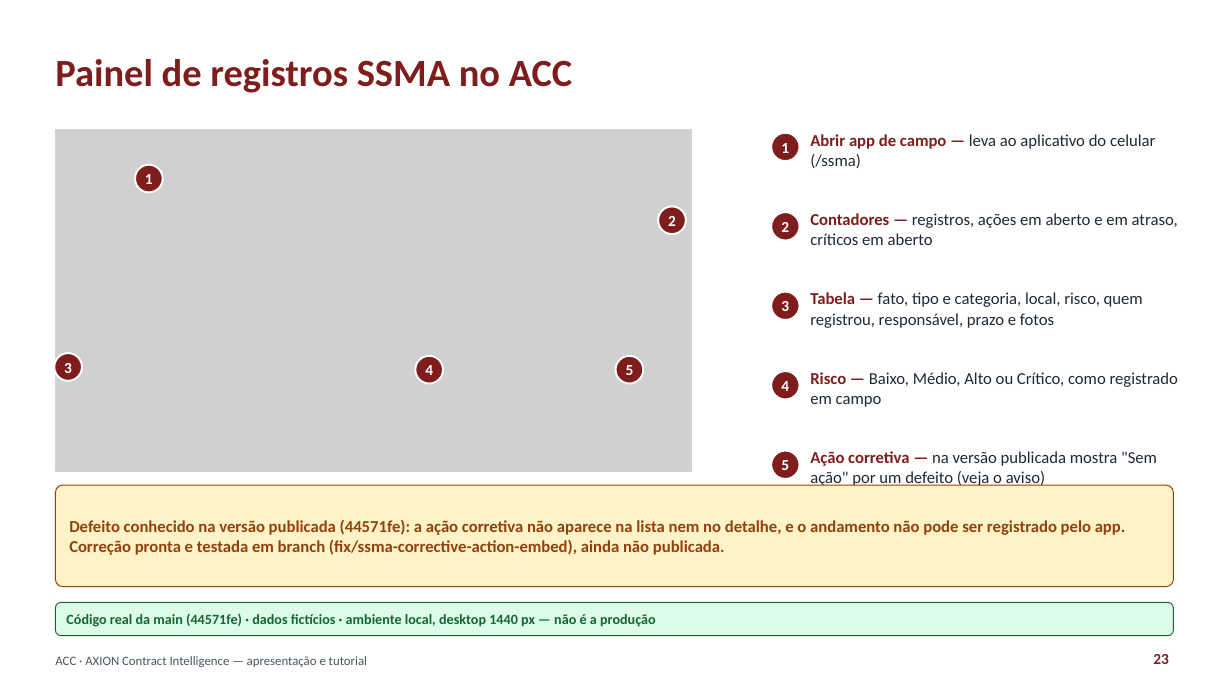
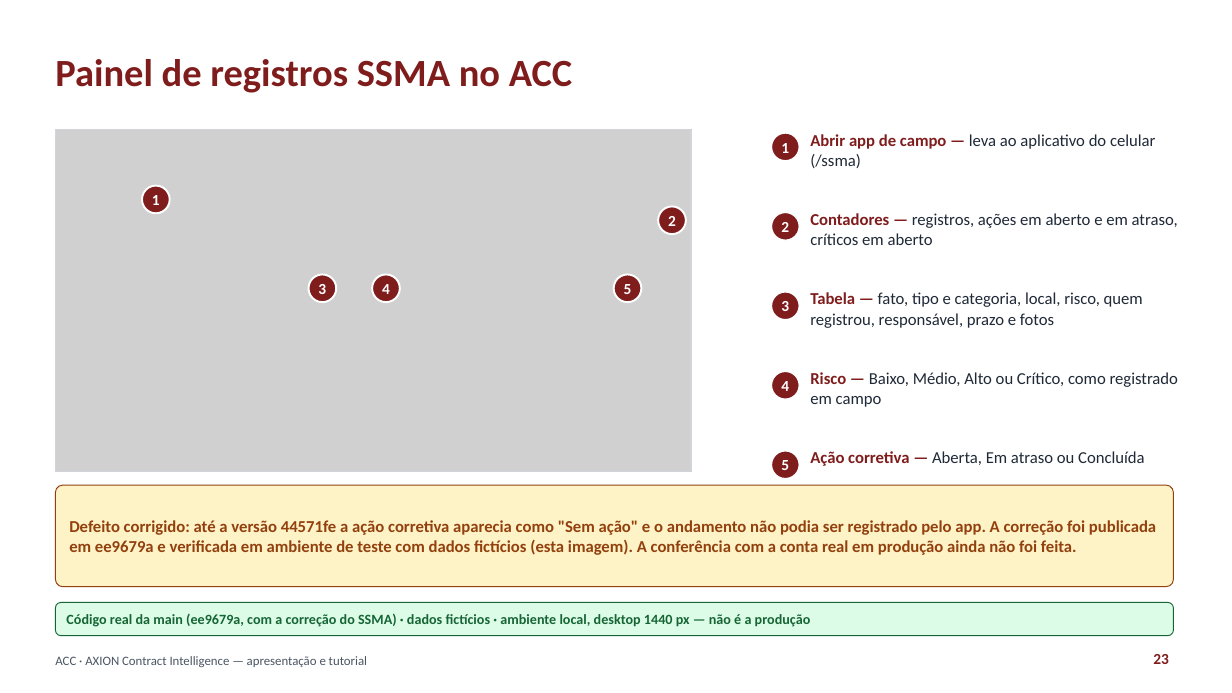
Before and after one commit to axionconstrucoes/axion-contract-intelligence, a slide deck: slide 23 of apps/web/content/tutorial/ACC-apresentacao-e-tutorial.pptx. Drawn at 1232x693 pixels with LibreOffice and Linux fonts; fonts in the diff are those of the drawing; grey boxes stand for pictures. Boxes give left, top, right and bottom in pixels: in the first picture for what was removed or moved away, otherwise in the second. Text is boxed around its words. In the diff, an @@ line names an element or a change of style, - is before the commit and + after.

```diff
--- a/apps/web/content/tutorial/ACC-apresentacao-e-tutorial.pptx
+++ b/apps/web/content/tutorial/ACC-apresentacao-e-tutorial.pptx
@@ text "1": place and size @@
-text "1" at bbox=[145, 174, 153, 184]
+text "1" at bbox=[152, 195, 160, 205]
@@ ellipse: place and size @@
-ellipse at bbox=[135, 165, 163, 192]
+ellipse at bbox=[142, 186, 170, 213]
@@ text "3": place and size @@
-text "3" at bbox=[64, 363, 72, 373]
+text "3" at bbox=[318, 284, 326, 294]
@@ ellipse: place and size @@
-ellipse at bbox=[55, 353, 82, 381]
+ellipse at bbox=[309, 274, 336, 302]
@@ text "4": place and size @@
-text "4" at bbox=[425, 365, 433, 375]
+text "4" at bbox=[382, 284, 390, 294]
@@ ellipse: place and size @@
-ellipse at bbox=[416, 356, 444, 384]
+ellipse at bbox=[372, 274, 400, 302]
@@ text "5": place and size @@
-text "5" at bbox=[626, 365, 634, 375]
+text "5" at bbox=[624, 284, 632, 294]
@@ ellipse: place and size @@
-ellipse at bbox=[616, 356, 643, 384]
+ellipse at bbox=[614, 274, 641, 302]
@@ text at bbox=[810, 451, 1145, 466]: text changed @@
-Ação corretiva — na versão publicada mostra "Sem ação" por um defeito (veja o aviso)
+Ação corretiva — Aberta, Em atraso ou Concluída
@@ text at bbox=[69, 520, 1156, 555]: text changed @@
-Defeito conhecido na versão publicada (44571fe): a ação corretiva não aparece na lista nem no detalhe, e o andamento não pode ser registrado pelo app. Correção pronta e testada em branch (fix/ssma-corrective-action-embed), ainda não publicada.
+Defeito corrigido: até a versão 44571fe a ação corretiva aparecia como "Sem ação" e o andamento não podia ser registrado pelo app. A correção foi publicada em ee9679a e verificada em ambiente de teste com dados fictícios (esta imagem). A conferência com a conta real em produção ainda não foi feita.
@@ text at bbox=[66, 614, 811, 627]: text changed @@
-Código real da main (44571fe) · dados fictícios · ambiente local, desktop 1440 px — não é a produção
+Código real da main (ee9679a, com a correção do SSMA) · dados fictícios · ambiente local, desktop 1440 px — não é a produção
```
Also in this commit, not shown: 5 other slides changed, 1 other file.
